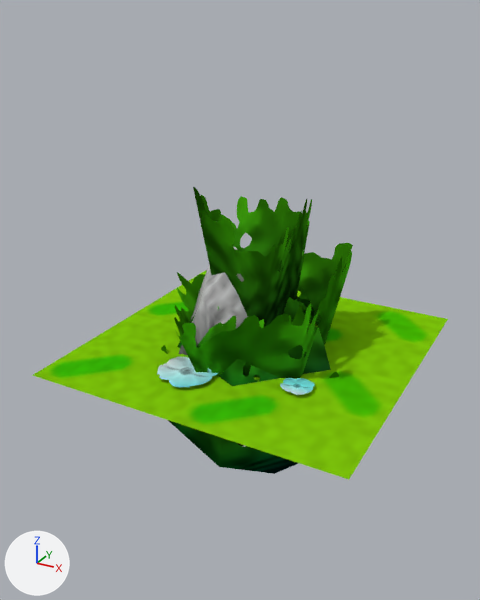
Renders of the Blender file Blends/golf_level.blend from each side of a commit.
One viewpoint serves both versions: a camera (50 mm lens) standing at (1.76, -3.44, 2.01) and looking at (-0.18, 0.1, 0.24). Lighting does not change. The marker at lower left points along +X, +Y and +Z. The first picture is the older version.

The first picture shows 'Flowers', 'Grass', 'Plant01', 'Plant02', 'Rock01'.
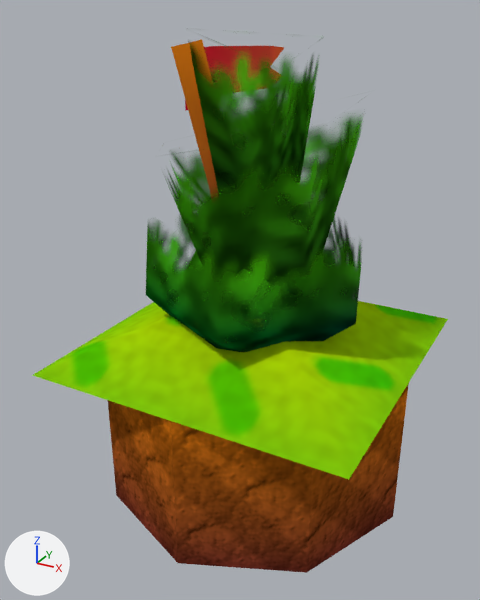
Boxes (x1, y1, x2, y2) around the edits, measured in the pictures (480 x 600 px):
'Plant02', surface changed, moved: before (161, 187, 353, 474); after (146, 45, 361, 353)
'GrassUp', added (green): after (33, 301, 448, 480)
'GrassHole', added (brown): after (108, 383, 409, 573)
'Flag', added (brown): after (171, 40, 284, 195)
'Plant01', surface changed, moved (mostly hidden afterwards): before (177, 291, 331, 386); after (171, 237, 294, 325)
'Flowers', unchanged, covered by the edit: before (157, 357, 315, 395)

The change, as a list of edits to the scene's bpy script:
```text
Add img_t_stripes_straight_2_png:
    img_t_stripes_straight_2_png = load_image('T_Stripes_Straight_2.png', 'textures/T_Stripes_Straight_2.png', 16, 16, 'sRGB')
Change mat_m_alpha_plant:
    remove n4 = _N.new('ShaderNodeGroup'); n4.name = 'Step'
    remove n4.node_tree = ng_step
    remove n4.inputs[1].default_value = 0.5  # 'Value'
    where n3 = _N.new('ShaderNodeTexImage'); n3.name = 'Image Texture'
    where n2 = _N.new('ShaderNodeBsdfPrincipled'); n2.name = 'Principled BSDF'
    remove _L.new(n3.outputs[1], n4.inputs[0])  # 'Alpha' to 'Value'
    remove _L.new(n4.outputs[0], n2.inputs[4])  # 'Result' to 'Alpha'
    add _L.new(n3.outputs[1], n2.inputs[4])  # 'Alpha' to 'Alpha'
Add mat_m_diffuse_stripes:
    mat_m_diffuse_stripes = bpy.data.materials.new('M_diffuse_stripes')
    # colours: black #000000, mixed with the vertex colours
    # uses the picture img_t_stone_1_png
    # uses the picture img_t_stripes_straight_2_png
Change me_plant01:
    used by ob_plant01; location = (0.015, 0.0, 0.0); rotation_euler = (1.571, 0.0, 0.0), in degrees (90, 0, 0); scale = (2.4, 2.4, 2.4)
    remove me_plant01.from_pydata(...)  # 23 vertices, 17 faces; spans x -0.201..0.231, y -0.164..0.18, z -0.226..0.234
    add me_plant01.from_pydata(...)  # 23 vertices, 17 faces; spans x -0.195..0.237, y 0.0..0.343, z -0.226..0.234
    me_plant01 part 1: the whole mesh is moved by (0.006, 0.164, 0.0)
Change me_plant02:
    used by ob_plant02; location = (0.015, 0.0, 0.0); rotation_euler = (1.571, 0.0, 0.0), in degrees (90, 0, 0); scale = (2.66, 2.66, 2.66)
    remove me_plant02.from_pydata(...)  # 27 vertices, 24 faces; spans x -0.283..0.255, y -0.308..0.411, z -0.265..0.27
    add me_plant02.from_pydata(...)  # 27 vertices, 24 faces; spans x -0.277..0.26, y 0.0..0.72, z -0.265..0.27
    me_plant02 part 2: the whole mesh is moved by (0.005, 0.308, 0.0)
Add me_grasshole:
    me_grasshole.from_pydata(...)  # 20 vertices, 16 faces; spans x -0.5..0.5, y -0.5..0.0, z -0.5..0.5
    # faces by material slot: [8, 8]
    me_grasshole.materials.append(mat_m_diffuse_grass)
    me_grasshole.materials.append(mat_m_diffuse_stripes)
Add me_grassup:
    me_grassup.from_pydata(...)  # 5 vertices, 4 faces; spans x -0.5..0.5, y 0.0..0.221, z -0.5..0.5
    me_grassup.materials.append(mat_m_diffuse_grass)
Add me_flag:
    me_flag.from_pydata(...)  # 21 vertices, 14 faces; spans x -0.347..0.033, y -0.004..0.925, z -0.808..0.045
    me_flag.materials.append(mat_m_diffuse_grass)
Change ob_plant01:
    ob_plant01.location: (0.015, 0.0, 0.0) -> (0.0, 0.0, 0.0)
Change ob_plant02:
    ob_plant02.location: (0.015, 0.0, 0.0) -> (0.0, 0.0, 0.0)
Add ob_grasshole:
    ob_grasshole = bpy.data.objects.new('GrassHole', me_grasshole)
    ob_grasshole.location = (0.0, 0.0, 0.0)
    ob_grasshole.rotation_euler = (1.571, 0.0, 0.0)  # degrees (90, 0, 0)
    ob_grasshole.scale = (2.0, 2.0, 2.0)
Add ob_grassup:
    ob_grassup = bpy.data.objects.new('GrassUp', me_grassup)
    ob_grassup.location = (0.0, 0.0, 0.0)
    ob_grassup.rotation_euler = (1.571, 0.0, 0.0)  # degrees (90, 0, 0)
    ob_grassup.scale = (2.0, 2.0, 2.0)
Add ob_flag:
    ob_flag = bpy.data.objects.new('Flag', me_flag)
    ob_flag.location = (0.0, 0.0, 0.0)
    ob_flag.rotation_euler = (1.571, 0.0, 0.0)  # degrees (90, 0, 0)
    ob_flag.scale = (2.0, 2.0, 2.0)
```
